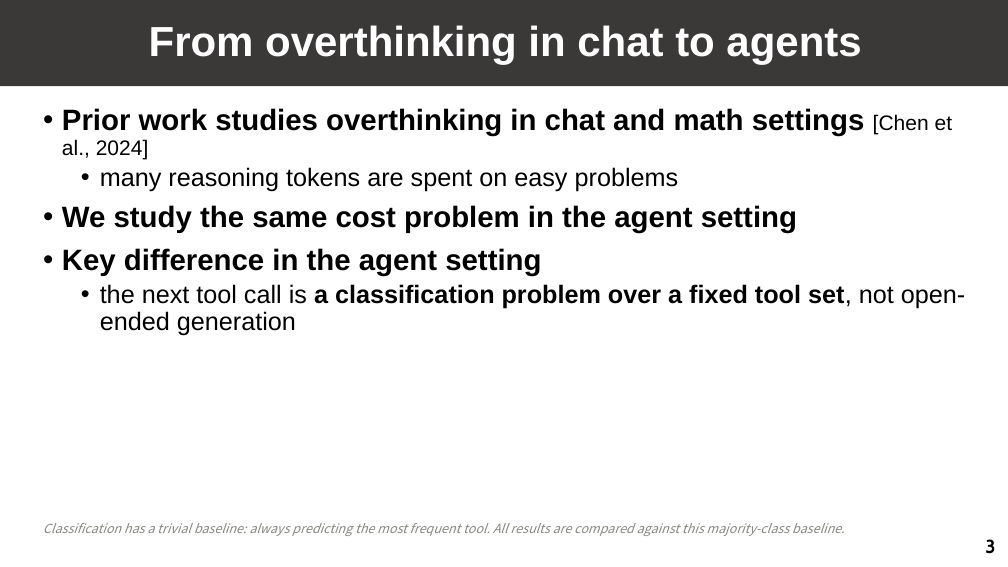
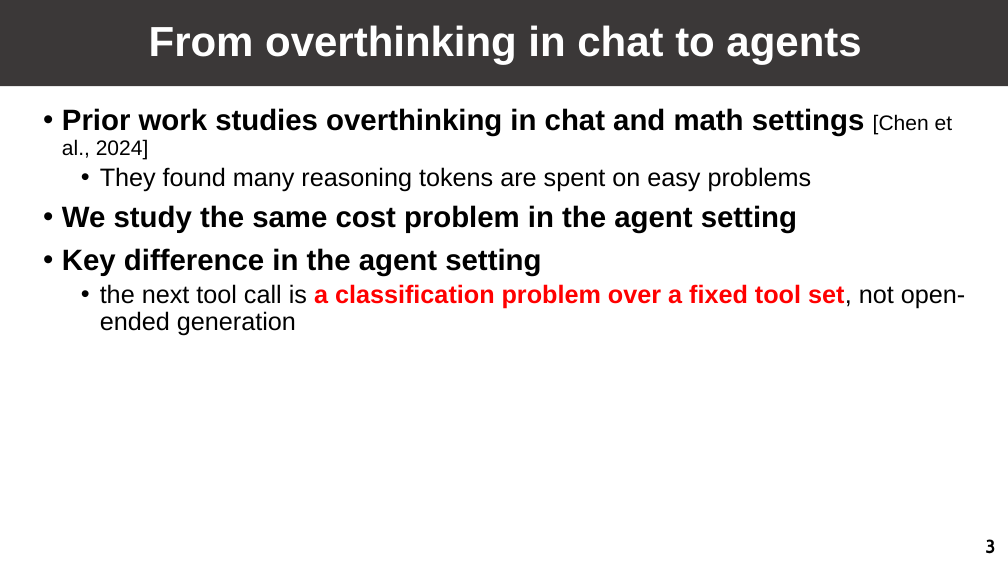
Before and after one commit to GuoYibo233/probe-agent, a slide deck: slide 4 of talks/20260809/slides.pptx. Drawn at 1008x567 pixels with LibreOffice and Linux fonts; fonts in the diff are those of the drawing. Boxes give left, top, right and bottom in pixels: in the first picture for what was removed or moved away, otherwise in the second. Text is boxed around its words. In the diff, an @@ line names an element or a change of style, - is before the commit and + after.

```diff
--- a/talks/20260809/slides.pptx
+++ b/talks/20260809/slides.pptx
@@ text at (100,167,812,192): text changed @@
-  • many reasoning tokens are spent on easy problems
+  • They found many reasoning tokens are spent on easy problems
@@ text at (100,284,965,336): text colour #000000 to #FF0000 in "a classification problem over a fixed tool ..." @@
@@ text removed at (43,523,845,536) @@
-Classification has a trivial baseline: always predicting the most frequent tool. All results are compared against this majority-class baseline.
```
Also in this commit, not shown: 10 other slides changed, 1 slide removed, 11 other files.
